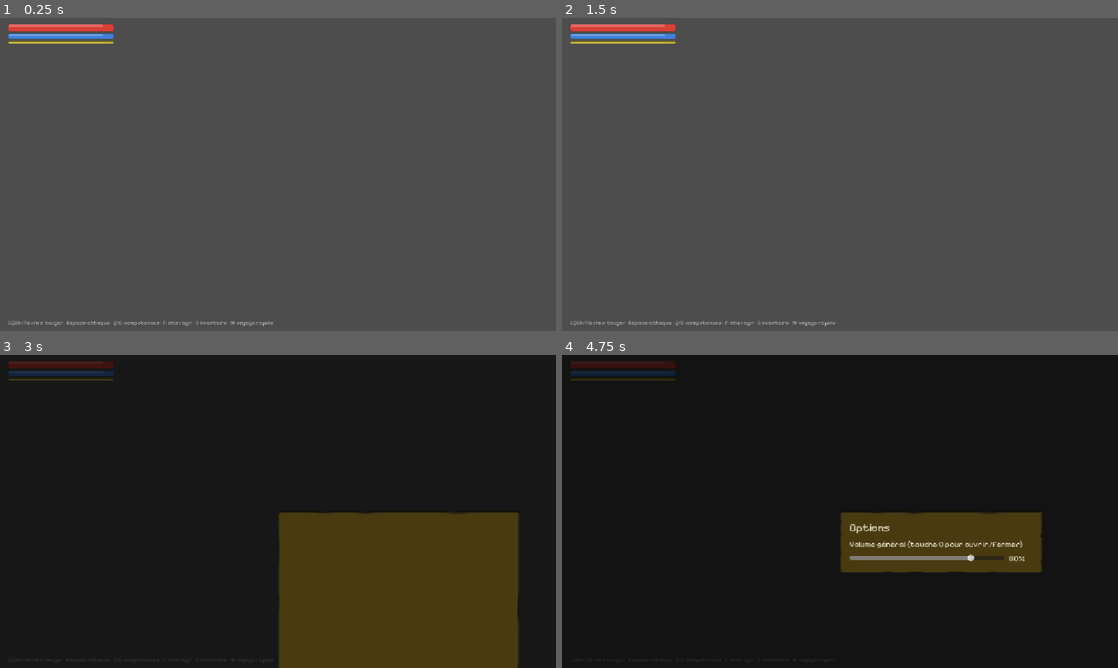
Above: before the commit, frames 1-4 (two rows, left to right).
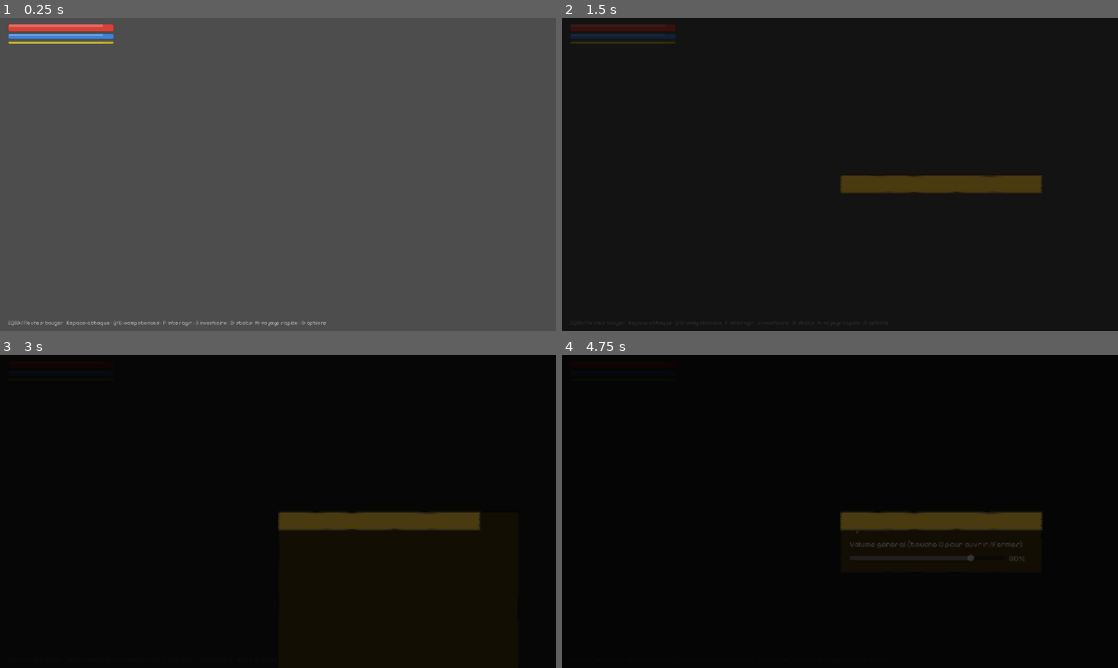
Above: after the commit, the same moments.

Repository: saintstrif13001/riendupout
Game: Godot game, scene res://scenes/Hud.tscn
Same seed, same stepped clock (60 frames per second), same inputs: the game is played once before the commit and once after it. This scene is started directly instead of the project's main scene.
Inputs:
- Up to frame 1 (0.25 s): no input
- Up to frame 2 (1.5 s): tap Enter at 0.5 s; hold D 0.53-1.28 s; tap C at 0.6 s; tap Space at 0.77, 1.25 s; tap E at 0.8, 1.35 s; hold S from 1.28 s (still down)
- Up to frame 3 (3 s): tap Space at 1.52, 2.75 s; tap C at 1.55, 2.1 s; tap Enter at 2 s; release S at 2.03 s; hold D 2.03-2.78 s; tap E at 2.3 s; hold W from 2.78 s (still down); tap I at 2.85 s
- Up to frame 4 (4.75 s): tap Space at 3.02, 3.77, 4.52 s; tap C at 3.05, 4.55 s; tap Enter at 3.5 s; release W at 3.53 s; hold A from 3.53 s (still down); tap M at 3.6 s; tap E at 3.8 s; tap Escape at 4.15 s; tap O at 4.35 s

The runs differ from the first frame. In frame 1, 0.1% of the frame differs, in the area x 41-59%, y 96-99%; in frame 2, 100%, in the area x 0-100%, y 0-100%; in frame 3, 21%; in frame 4, 6.0%.
Error before the commit: Invalid access to property or key 'char_data' on a base object of type 'Nil'. (res://scripts/hud.gd:824)
Error after the commit: Invalid access to property or key 'char_data' on a base object of type 'Nil'. (res://scripts/hud.gd:364)

Commit message:
Ajoute une fiche de personnage (touche C) avec le detail chiffre des stats
L'inventaire affichait le nom des objets equipes mais jamais leur effet :
aucun ecran ne repondait a "quel est mon ATK/DEF actuel ?". La touche C
ouvre desormais une fiche montrant PV/Mana actuels, ATK/DEF/Vitesse
totaux (equipement + talents inclus) et le detail des objets equipes.
Se ferme sur ESC comme les autres panneaux. Aide en bas d'ecran mise a
jour (C: stats, O: options). Test ajoute : test_stats_screen dans
capture.gd (ouverture/fermeture au clavier, ATK affiche correspond au
calcul reel avec une arme equipee, la carte d'objet equipe apparait).

Diff:
--- a/scripts/hud.gd
+++ b/scripts/hud.gd
@@ -25,6 +25,8 @@
 var options_slider: HSlider
 var options_pct_label: Label
 var minimap: Control
+var stats_overlay: Control
+var stats_box: VBoxContainer
 var fade_rect: ColorRect
 
 func bind(w) -> void:
@@ -46,6 +48,7 @@
 	_build_talent_overlay()
 	_build_travel_overlay()
 	_build_options_overlay()
+	_build_stats_overlay()
 	_build_fade_overlay()
 
 func _build_fade_overlay() -> void:
@@ -114,7 +117,7 @@
 	root.add_child(quest_label)
 
 	var help = Label.new()
-	help.text = "ZQSD/Flèches: bouger · Espace: attaque · Q/E: compétences · F: interagir · I: inventaire · M: voyage rapide"
+	help.text = "ZQSD/Flèches: bouger · Espace: attaque · Q/E: compétences · F: interagir · I: inventaire · C: stats · M: voyage rapide · O: options"
 	help.add_theme_font_size_override("font_size", 11)
 	help.add_theme_color_override("font_color", Color(1,1,1,0.6))
 	help.set_anchors_preset(Control.PRESET_BOTTOM_LEFT)
@@ -337,6 +340,58 @@
 	options_slider.value = Audio.master_volume
 	options_pct_label.text = "%d%%" % round(Audio.master_volume * 100)
 
+func _build_stats_overlay() -> void:
+	# Le joueur n'avait aucun moyen de voir ses stats numeriques (ATK/DEF/etc.) :
+	# l'inventaire montrait le nom des objets equipes mais jamais leur effet chiffre.
+	stats_overlay = Control.new()
+	stats_overlay.theme = UiTheme.build()
+	stats_overlay.set_anchors_preset(Control.PRESET_FULL_RECT)
+	stats_overlay.visible = false
+	var bg = ColorRect.new()
+	bg.color = Color(0,0,0,0.75)
+	bg.set_anchors_preset(Control.PRESET_FULL_RECT)
+	stats_overlay.add_child(bg)
+	var panel = PanelContainer.new()
+	panel.set_anchors_preset(Control.PRESET_CENTER)
+	panel.custom_minimum_size = Vector2(420, 0)
+	stats_box = VBoxContainer.new()
+	stats_box.add_theme_constant_override("separation", 6)
+	panel.add_child(stats_box)
+	stats_overlay.add_child(panel)
+	add_child(stats_overlay)
+
+func render_stats() -> void:
+	var cd = world.char_data
+	var p = world.player
+	_clear_box(stats_box)
+	_add_title(stats_box, "%s - Niveau %d" % [cd.name, cd.level], 20)
+	var sub = Label.new()
+	sub.text = "%s %s" % [Data.RACES[cd.race].name, Data.CLASSES[cd["class"]].name]
+	stats_box.add_child(sub)
+
+	var vitals = Label.new()
+	vitals.text = "PV : %d / %d      Mana : %d / %d" % [round(p.hp), p.stats.max_hp, round(p.mana), p.stats.max_mana]
+	_wrap_card(stats_box, vitals)
+
+	var combat = Label.new()
+	combat.text = "Attaque : %d      Défense : %d      Vitesse : %d" % [round(p.stats.atk), round(p.stats.def), round(p.stats.spd)]
+	_wrap_card(stats_box, combat)
+
+	_add_title(stats_box, "Equipement", 15)
+	var any_equipped = false
+	for slot in ["weapon", "armor"]:
+		var item_id = cd.equipment.get(slot, "")
+		if item_id == "" or item_id == null: continue
+		any_equipped = true
+		_add_item_row(stats_box, item_id, Data.ITEMS[item_id].name, null)
+	if not any_equipped:
+		var none_lbl = Label.new()
+		none_lbl.text = "Aucun objet équipé — les bonus d'attaque/défense ci-dessus sont les valeurs de base."
+		none_lbl.autowrap_mode = TextServer.AUTOWRAP_WORD
+		stats_box.add_child(none_lbl)
+
+	_add_button(stats_box, "Fermer (C)", func(): stats_overlay.visible = false)
+
 func render_travel() -> void:
 	var cd = world.char_data
 	_clear_box(travel_box)
@@ -365,10 +420,14 @@
 	elif event.physical_keycode == KEY_O:
 		if options_overlay.visible: options_overlay.visible = false
 		else: sync_options(); options_overlay.visible = true
+	elif event.physical_keycode == KEY_C:
+		if stats_overlay.visible: stats_overlay.visible = false
+		else: render_stats(); stats_overlay.visible = true
 	elif event.physical_keycode == KEY_ESCAPE:
 		close_all()
 		travel_overlay.visible = false
 		options_overlay.visible = false
+		stats_overlay.visible = false
 
 func close_all() -> void:
 	dialogue_overlay.visible = false
--- a/scripts/tools/capture.gd
+++ b/scripts/tools/capture.gd
@@ -182,6 +182,12 @@
 			_run_ingame_options_overlay_test()
 		elif test_mode == "test_minimap":
 			_run_minimap_test()
+		elif test_mode == "show_stats":
+			var hud_s = inst.get_node("Hud")
+			hud_s.render_stats()
+			hud_s.stats_overlay.visible = true
+		elif test_mode == "test_stats_screen":
+			_run_stats_screen_test()
 		elif test_mode == "test_progression_stats_display":
 			_run_progression_stats_display_test()
 		elif test_mode == "test_gather_stats_display":
@@ -1569,6 +1575,48 @@
 	print("TEST_RESULT minimap_found=%s minimap_sized=%s draw_ok_no_remotes=%s draw_ok_with_valid_remote=%s draw_ok_with_freed_remote=%s"
 		% [minimap_found, minimap_sized, draw_ok_no_remotes, draw_ok_with_valid_remote, draw_ok_with_freed_remote])
 
+func _run_stats_screen_test() -> void:
+	print("TEST_START:stats_screen")
+	# L'inventaire montrait le nom des objets equipes mais jamais de chiffres :
+	# aucun ecran ne repondait a "quel est mon ATK/DEF actuel ?". Verifie que la
+	# fiche de personnage affiche les bons totaux et l'objet equipe, et que la
+	# touche C l'ouvre/ferme comme les autres panneaux.
+	var hud = inst.get_node("Hud")
+	var cd = inst.char_data
+	cd.equipment["weapon"] = "epee_fer"
+	var gs = root.get_node("/root/GameState")
+	inst.player.stats = gs.compute_stats(cd)
+	var expected_atk = int(round(inst.player.stats.atk))
+
+	var was_visible = hud.stats_overlay.visible
+	var ev = InputEventKey.new()
+	ev.pressed = true
+	ev.physical_keycode = KEY_C
+	hud._unhandled_key_input(ev)
+	var opened_on_c = hud.stats_overlay.visible == true and was_visible == false
+
+	var combat_text = ""
+	for c in hud.stats_box.get_children():
+		if c is PanelContainer:
+			var lbl = _find_node_of_type(c, "Label")
+			if lbl != null and "Attaque" in lbl.text: combat_text = lbl.text
+	var atk_shown_correctly = "Attaque : %d" % expected_atk in combat_text
+
+	var weapon_row_found = false
+	for c in hud.stats_box.get_children():
+		if c is PanelContainer:
+			var lbl2 = _find_node_of_type(c, "Label")
+			if lbl2 != null and lbl2.text == Data.ITEMS.epee_fer.name: weapon_row_found = true
+
+	var ev_esc = InputEventKey.new()
+	ev_esc.pressed = true
+	ev_esc.physical_keycode = KEY_ESCAPE
+	hud._unhandled_key_input(ev_esc)
+	var closed_on_escape = hud.stats_overlay.visible == false
+
+	print("TEST_RESULT opened_on_c=%s atk_shown_correctly=%s (expected %d, saw \"%s\") weapon_row_found=%s closed_on_escape=%s"
+		% [opened_on_c, atk_shown_correctly, expected_atk, combat_text, weapon_row_found, closed_on_escape])
+
 func _run_data_integrity_test() -> void:
 	print("TEST_START:data_integrity")
 	var data = root.get_node("/root/Data")
